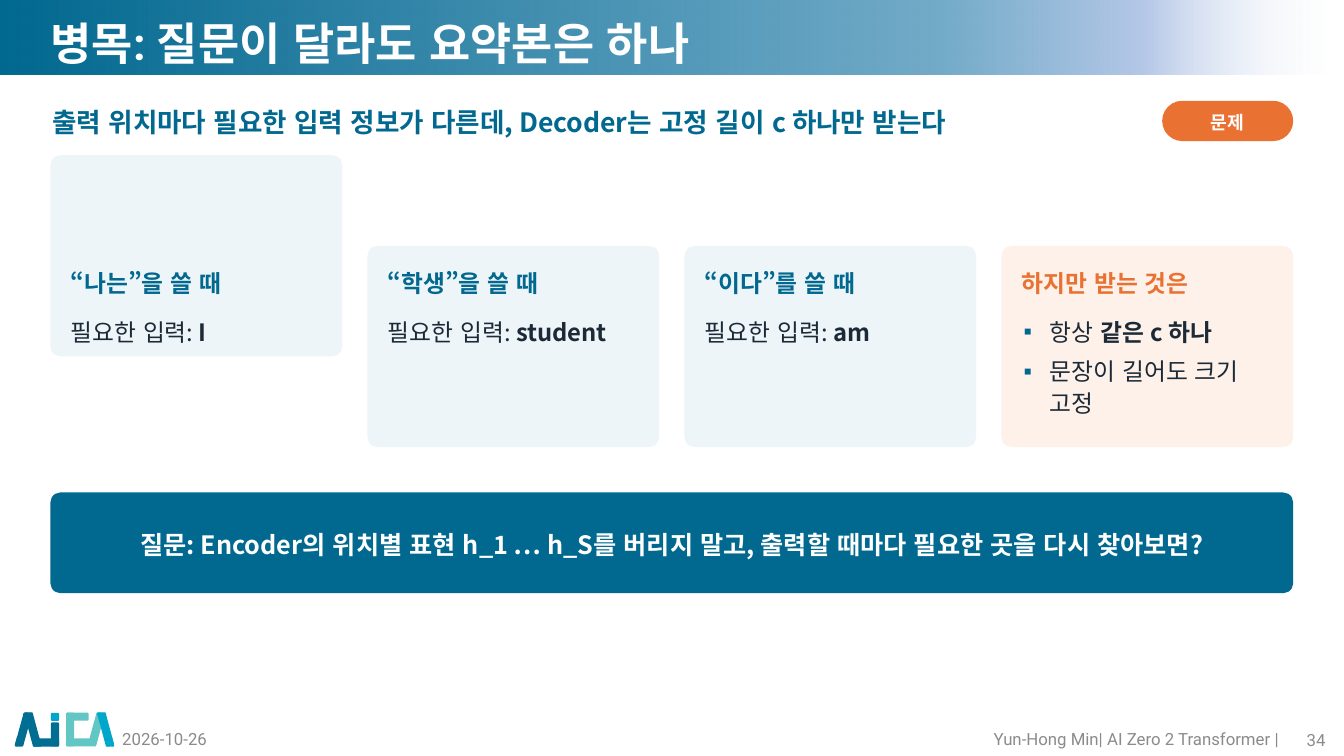
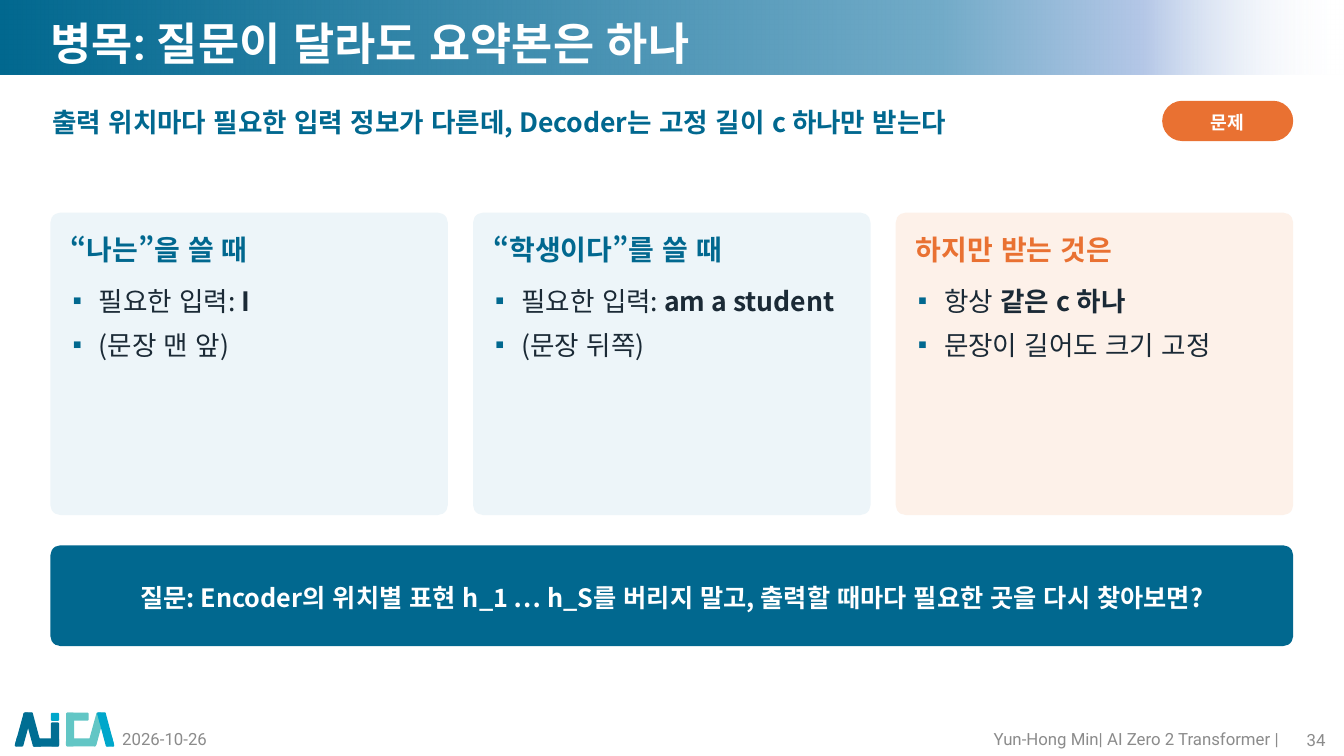
Before and after one commit to myunhh/AI-Zero-2-Transformers, a slide deck: slide 34 of lectures/week04_rnn_lstm_seq2seq.pptx. Drawn at 1344x756 pixels with LibreOffice and Linux fonts; fonts in the diff are those of the drawing; background and template pictures are left out. Boxes give left, top, right and bottom in pixels: in the first picture for what was removed or moved away, otherwise in the second. Text is boxed around its words. In the diff, an @@ line names an element or a change of style, - is before the commit and + after.

```diff
--- a/lectures/week04_rnn_lstm_seq2seq.pptx
+++ b/lectures/week04_rnn_lstm_seq2seq.pptx
@@ rounded rectangle: place and size @@
-rounded rectangle at (50,155,343,357)
+rounded rectangle at (50,213,448,515)
@@ text "“나는”을 쓸 때": place and size @@
-text "“나는”을 쓸 때" at (71,271,221,294)
+text "“나는”을 쓸 때" at (71,235,248,263)
@@ text "“나는”을 쓸 때" at (71,235,248,263): size 17 to 20 pt @@
@@ rounded rectangle: place and size @@
-rounded rectangle at (368,246,660,448)
+rounded rectangle at (473,213,870,515)
@@ text at (493,235,722,263): text changed; size 17 to 20 pt @@
-“학생”을 쓸 때
+“학생이다”를 쓸 때
@@ proportions changed in 3 elements at (473,213,870,515), (50,213,448,515), (896,213,1294,515) @@
@@ rounded rectangle: place and size @@
-rounded rectangle at (1002,246,1295,448)
+rounded rectangle at (896,213,1294,515)
@@ text "하지만 받는 것은" at (916,236,1113,263): size 17 to 20 pt @@
@@ text "하지만 받는 것은": place and size @@
-text "하지만 받는 것은" at (1022,272,1189,294)
+text "하지만 받는 것은" at (916,236,1113,263)
@@ rounded rectangle removed at (685,246,977,448) @@
@@ text "필요한 입력: I": place and size @@
-text "필요한 입력: I" at (71,321,207,343)
+text "필요한 입력: I" at (99,289,251,360)
@@ text at (99,289,251,313): size 17 to 19 pt in "필요한 입력: I"; bullet none to ▪ @@
@@ text at (521,289,834,360): text changed; size 17 to 19 pt; bold off @@
-필요한 입력: student
+▪ 필요한 입력: am a student
+▪ (문장 뒤쪽)
@@ text removed at (705,271,855,294) @@
-“이다”를 쓸 때
@@ text "항상 같은 c 하나": place and size @@
-text "항상 같은 c 하나" at (1050,321,1239,414)
+text "항상 같은 c 하나" at (944,288,1211,357)
@@ text "항상 같은 c 하나" at (944,288,1211,357): size 17 to 19 pt @@
@@ text removed at (705,321,870,343) @@
-필요한 입력: am
@@ text at (99,333,229,360): paragraph added @@
+▪ (문장 맨 앞)
@@ rounded rectangle "질문: Encoder의 위치별 표현 h_1 ...": place and size @@
-rounded rectangle "질문: Encoder의 위치별 표현 h_1 ..." at (50,493,1294,594)
+rounded rectangle "질문: Encoder의 위치별 표현 h_1 ..." at (50,545,1294,646)
```
Also in this commit, not shown: 27 other slides changed, 14 other files.
